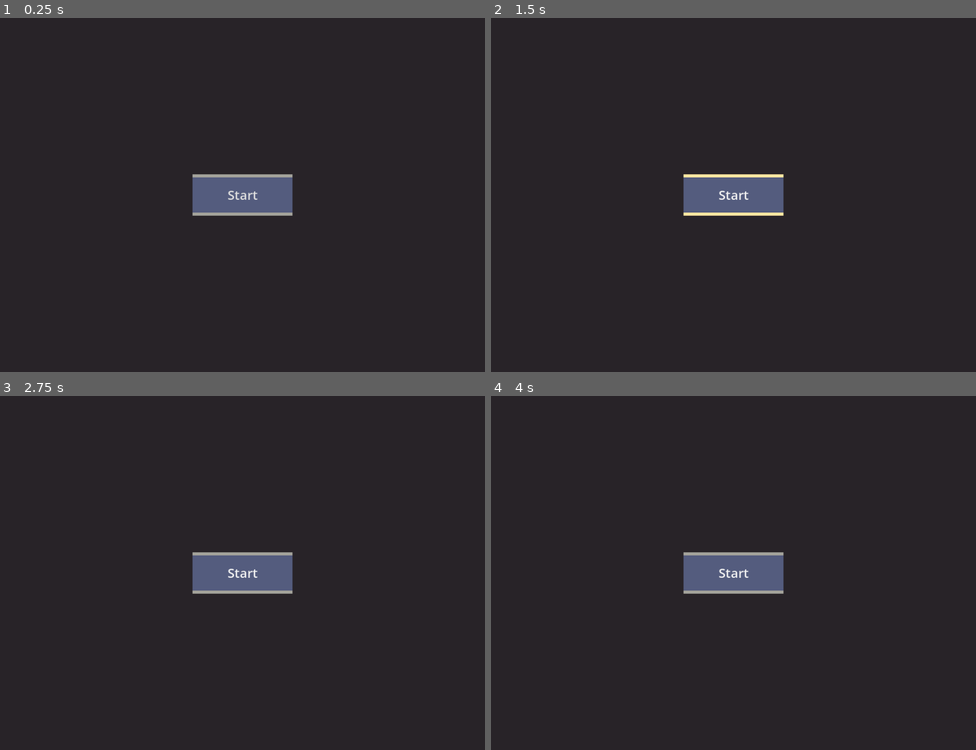
Above: before the commit, frames 1-4 (two rows, left to right).
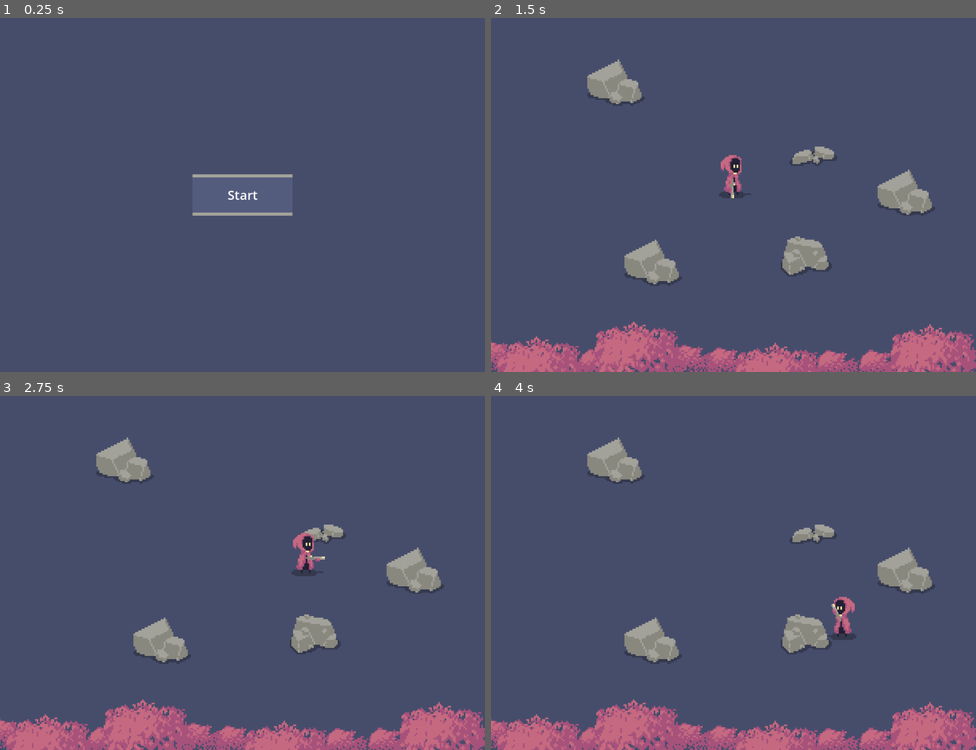
Above: after the commit, the same moments.

Repository: greatbrick0/NotQuiteRightJam2024
Game: Godot game, scene res://Scenes/main_menu.tscn
Same seed, same stepped clock (60 frames per second), same inputs: the game is played once before the commit and once after it.
Inputs (mouse positions are in pixels of both pictures, inside the frame that each line leads up to):
- Up to frame 1 (0.25 s): no input
- Up to frame 2 (1.5 s): click "Start" at 0.5 s; click (733, 195) at 1.25 s, where only the run before the commit has a clickable "Start"
- Up to frame 3 (2.75 s): tap Enter at 2 s; move the mouse to (349, 555) at 2.02 s; press the mouse at (349, 555) at 2.03 s; hold D (MoveRight) from 2.03 s (still down)
- Up to frame 4 (4 s): move the mouse to (636, 590) at 2.77 s; release D (MoveRight) at 2.78 s; release the mouse at (636, 590) at 2.78 s; hold S (MoveDown) 2.78-3.53 s; click (636, 590) at 2.85 s; move the mouse to (782, 495) at 3.52 s; press the mouse at (782, 495) at 3.53 s; hold D (MoveRight) from 3.53 s (still down)

The runs differ from the first frame. In frame 1, 98% of the frame differs, in the area x 0-100%, y 0-100%; in frame 2, 98%; in frame 3, 98%; in frame 4, 98%.

Commit message:
Added More Sprites

Diff:
--- a/MenuTheme.tres
+++ b/MenuTheme.tres
@@ -31,6 +31,10 @@
 expand_margin_right = 4.0
 
 [resource]
+Button/colors/font_color = Color(1, 1, 1, 1)
+Button/colors/font_focus_color = Color(1, 1, 1, 1)
+Button/colors/font_hover_color = Color(1, 1, 1, 1)
+Button/colors/font_hover_pressed_color = Color(1, 1, 1, 1)
 Button/styles/focus = SubResource("StyleBoxEmpty_owm5e")
 Button/styles/hover = SubResource("StyleBoxFlat_qxjye")
 Button/styles/normal = SubResource("StyleBoxFlat_e7x0c")
--- a/Scenes/main_level.tscn
+++ b/Scenes/main_level.tscn
@@ -1,12 +1,15 @@
-[gd_scene load_steps=3 format=3 uid="uid://yy44osj106on"]
+[gd_scene load_steps=6 format=3 uid="uid://yy44osj106on"]
 
 [ext_resource type="PackedScene" uid="uid://cepbfx2aksu04" path="res://Scenes/player.tscn" id="1_2ybcu"]
-[ext_resource type="PackedScene" uid="uid://bped41wsrdqkv" path="res://Scenes/rock.tscn" id="2_wxume"]
+[ext_resource type="PackedScene" uid="uid://bped41wsrdqkv" path="res://Scenes/rock1.tscn" id="2_wxume"]
+[ext_resource type="PackedScene" uid="uid://dms3c6cjr17y7" path="res://Scenes/rock2.tscn" id="3_c8cvl"]
+[ext_resource type="PackedScene" uid="uid://m5aefrjlbv0g" path="res://Scenes/rock3.tscn" id="5_a3exe"]
+[ext_resource type="PackedScene" uid="uid://18pkhdbybjlq" path="res://Scenes/tree_tops.tscn" id="5_rebjw"]
 
 [node name="MainLevel" type="Node2D"]
 y_sort_enabled = true
 
-[node name="Camera2D" type="Camera2D" parent="."]
+[node name="ControlledCamera" type="Camera2D" parent="."]
 
 [node name="Player" parent="." instance=ExtResource("1_2ybcu")]
 unique_name_in_owner = true
@@ -19,3 +22,11 @@
 
 [node name="Rock3" parent="." instance=ExtResource("2_wxume")]
 position = Vector2(-221, -187)
+
+[node name="Rock4" parent="." instance=ExtResource("3_c8cvl")]
+position = Vector2(137, 140)
+
+[node name="Rock5" parent="." instance=ExtResource("5_a3exe")]
+position = Vector2(150, -73)
+
+[node name="TreeTops" parent="." instance=ExtResource("5_rebjw")]
--- /dev/null
+++ b/Scenes/main_menu.gd
@@ -0,0 +1,4 @@
+extends Node2D
+
+func _on_start_button_pressed():
+	get_tree().change_scene_to_file("res://Scenes/main_level.tscn")
--- a/Scenes/main_menu.tscn
+++ b/Scenes/main_menu.tscn
@@ -1,8 +1,10 @@
-[gd_scene load_steps=2 format=3 uid="uid://dfjfbex5rsbv5"]
+[gd_scene load_steps=3 format=3 uid="uid://dfjfbex5rsbv5"]
 
 [ext_resource type="Theme" uid="uid://b32hstdndaid8" path="res://MenuTheme.tres" id="1_a38j3"]
+[ext_resource type="Script" path="res://Scenes/main_menu.gd" id="1_w7oqr"]
 
 [node name="MainMenu" type="Node2D"]
+script = ExtResource("1_w7oqr")
 
 [node name="Control" type="Control" parent="."]
 custom_minimum_size = Vector2(912, 666)
@@ -13,7 +15,7 @@
 size_flags_horizontal = 3
 size_flags_vertical = 3
 
-[node name="Button" type="Button" parent="Control"]
+[node name="StartButton" type="Button" parent="Control"]
 custom_minimum_size = Vector2(180, 70)
 layout_mode = 1
 anchors_preset = 8
@@ -30,3 +32,5 @@
 theme = ExtResource("1_a38j3")
 theme_override_font_sizes/font_size = 24
 text = "Start"
+
+[connection signal="pressed" from="Control/StartButton" to="." method="_on_start_button_pressed"]
--- /dev/null
+++ b/Scenes/owl.tscn
@@ -0,0 +1,20 @@
+[gd_scene load_steps=3 format=3 uid="uid://bjqhcgdasveln"]
+
+[ext_resource type="Texture2D" uid="uid://bmcws6w0qpfp0" path="res://Sprites/Owl1.png" id="1_aicpt"]
+
+[sub_resource type="CapsuleShape2D" id="CapsuleShape2D_5m10d"]
+radius = 20.0
+height = 54.0
+
+[node name="Owl" type="CharacterBody2D"]
+
+[node name="Visuals" type="Node2D" parent="."]
+
+[node name="Owl1" type="Sprite2D" parent="Visuals"]
+position = Vector2(0, -1)
+scale = Vector2(3, 3)
+texture = ExtResource("1_aicpt")
+
+[node name="CollisionShape2D" type="CollisionShape2D" parent="."]
+rotation = 1.5708
+shape = SubResource("CapsuleShape2D_5m10d")
--- a/Scenes/player.tscn
+++ b/Scenes/player.tscn
@@ -1,22 +1,37 @@
-[gd_scene load_steps=4 format=3 uid="uid://cepbfx2aksu04"]
+[gd_scene load_steps=6 format=3 uid="uid://cepbfx2aksu04"]
 
-[ext_resource type="Script" path="res://player.gd" id="1_1bf3d"]
-[ext_resource type="Texture2D" uid="uid://bo6iark7syc3b" path="res://Sprites/Hunter1.png" id="2_fdlu2"]
+[ext_resource type="Script" path="res://Scripts/player.gd" id="1_1bf3d"]
+[ext_resource type="PackedScene" uid="uid://cw8eghlnxpi0u" path="res://Scenes/player_bullet.tscn" id="2_h7hr5"]
+[ext_resource type="Texture2D" uid="uid://bqfissrwjogkv" path="res://Sprites/Hunter2_NoGun.png" id="2_wcws5"]
+[ext_resource type="Texture2D" uid="uid://cx4b5oybi43x5" path="res://Sprites/HunterRifle.png" id="3_quglk"]
 
 [sub_resource type="CapsuleShape2D" id="CapsuleShape2D_yuvrq"]
 radius = 5.0
-height = 34.0
+height = 48.0
 
 [node name="Player" type="CharacterBody2D"]
 script = ExtResource("1_1bf3d")
+bulletScene = ExtResource("2_h7hr5")
 
 [node name="Visuals" type="Node2D" parent="."]
 
 [node name="Hunter1" type="Sprite2D" parent="Visuals"]
-position = Vector2(4.5, 0)
+position = Vector2(3, -1.5)
 scale = Vector2(3, 3)
-texture = ExtResource("2_fdlu2")
+texture = ExtResource("2_wcws5")
 offset = Vector2(0, -11)
+
+[node name="ShotgunCentre" type="Node2D" parent="Visuals"]
+position = Vector2(0, -30)
+
+[node name="Shotgun" type="Sprite2D" parent="Visuals/ShotgunCentre"]
+position = Vector2(18, 3)
+scale = Vector2(3, 3)
+texture = ExtResource("3_quglk")
+
+[node name="BulletPoint" type="Node2D" parent="Visuals/ShotgunCentre/Shotgun"]
+unique_name_in_owner = true
+position = Vector2(6, 0)
 
 [node name="CollisionShape2D" type="CollisionShape2D" parent="."]
 rotation = 1.5708
--- /dev/null
+++ b/Scenes/player_bullet.tscn
@@ -0,0 +1,23 @@
+[gd_scene format=3 uid="uid://cw8eghlnxpi0u"]
+
+[node name="PlayerBullet" type="Node2D"]
+
+[node name="Polygon2D" type="Polygon2D" parent="."]
+position = Vector2(-1, -1)
+color = Color(1, 0.901961, 0.631373, 1)
+polygon = PackedVector2Array(-1, -1, 0, -1, 0, 0, -1, 0)
+
+[node name="Polygon2D2" type="Polygon2D" parent="."]
+position = Vector2(2, -1)
+color = Color(1, 0.901961, 0.631373, 1)
+polygon = PackedVector2Array(-1, -1, 0, -1, 0, 0, -1, 0)
+
+[node name="Polygon2D3" type="Polygon2D" parent="."]
+position = Vector2(-1, 2)
+color = Color(1, 0.901961, 0.631373, 1)
+polygon = PackedVector2Array(-1, -1, 0, -1, 0, 0, -1, 0)
+
+[node name="Polygon2D4" type="Polygon2D" parent="."]
+position = Vector2(2, 2)
+color = Color(1, 0.901961, 0.631373, 1)
+polygon = PackedVector2Array(-1, -1, 0, -1, 0, 0, -1, 0)
--- a/Scenes/rock.tscn
+++ b/Scenes/rock1.tscn
@@ -13,4 +13,4 @@
 
 [node name="CollisionPolygon2D" type="CollisionPolygon2D" parent="."]
 position = Vector2(0, -24)
-polygon = PackedVector2Array(-22, 12, -55, 22, -14, 31, -2, 41, 35, 37, 57, 26, 11, 8, -3, -5)
+polygon = PackedVector2Array(-22, 12, -55, 22, -17, 30, -5, 42, 35, 37, 57, 26, 11, 8, -3, -5)
--- /dev/null
+++ b/Scenes/rock2.tscn
@@ -0,0 +1,15 @@
+[gd_scene load_steps=2 format=3 uid="uid://dms3c6cjr17y7"]
+
+[ext_resource type="Texture2D" uid="uid://dya5sbavb3mia" path="res://Sprites/Rock2.png" id="1_elip7"]
+
+[node name="Rock" type="StaticBody2D"]
+
+[node name="Visuals" type="Node2D" parent="."]
+
+[node name="Rock2" type="Sprite2D" parent="Visuals"]
+scale = Vector2(3, 3)
+texture = ExtResource("1_elip7")
+offset = Vector2(0, -8)
+
+[node name="CollisionPolygon2D" type="CollisionPolygon2D" parent="."]
+polygon = PackedVector2Array(-25, 10, -42, -5, -15, -20, 28, -16, 44, -8, 36, 0, 8, -5)
--- /dev/null
+++ b/Scenes/rock3.tscn
@@ -0,0 +1,15 @@
+[gd_scene load_steps=2 format=3 uid="uid://m5aefrjlbv0g"]
+
+[ext_resource type="Texture2D" uid="uid://cmpkogn52jrco" path="res://Sprites/Rock3.png" id="1_pyjrj"]
+
+[node name="Rock" type="StaticBody2D"]
+
+[node name="Visuals" type="Node2D" parent="."]
+
+[node name="Rock3" type="Sprite2D" parent="Visuals"]
+scale = Vector2(3, 3)
+texture = ExtResource("1_pyjrj")
+
+[node name="CollisionPolygon2D" type="CollisionPolygon2D" parent="."]
+position = Vector2(0, 12)
+polygon = PackedVector2Array(-16, -16, -42, -3, -38, 6, -3, -2, 8, 3, 18, -5, 43, -5, 34, -18, 6, -21, -1, -15)
--- /dev/null
+++ b/Scenes/tree_tops.tscn
@@ -0,0 +1,56 @@
+[gd_scene load_steps=3 format=3 uid="uid://18pkhdbybjlq"]
+
+[ext_resource type="Texture2D" uid="uid://cvlnu1e2x1av1" path="res://Sprites/BushOrTreesTransparent.png" id="1_xk1nl"]
+[ext_resource type="Texture2D" uid="uid://bvj3ta8lxo4ss" path="res://Sprites/Bush2.png" id="2_kxuc2"]
+
+[node name="TreeTops" type="Node2D"]
+
+[node name="BushOrTrees" type="Sprite2D" parent="."]
+position = Vector2(-11, 318.5)
+scale = Vector2(3, 3)
+texture = ExtResource("1_xk1nl")
+
+[node name="BushOrTrees2" type="Sprite2D" parent="."]
+position = Vector2(195, 324)
+scale = Vector2(3, 3)
+texture = ExtResource("1_xk1nl")
+
+[node name="BushOrTrees3" type="Sprite2D" parent="."]
+position = Vector2(-76, 313.5)
+scale = Vector2(3, 3)
+texture = ExtResource("1_xk1nl")
+
+[node name="BushOrTrees4" type="Sprite2D" parent="."]
+position = Vector2(-252, 321.5)
+scale = Vector2(3, 3)
+texture = ExtResource("1_xk1nl")
+
+[node name="BushOrTrees5" type="Sprite2D" parent="."]
+position = Vector2(275, 323)
+scale = Vector2(3, 3)
+texture = ExtResource("1_xk1nl")
+
+[node name="BushOrTrees6" type="Sprite2D" parent="."]
+position = Vector2(-443, 306)
+scale = Vector2(3, 3)
+texture = ExtResource("1_xk1nl")
+
+[node name="Bush2" type="Sprite2D" parent="."]
+position = Vector2(-357, 330.5)
+scale = Vector2(3, 3)
+texture = ExtResource("2_kxuc2")
+
+[node name="Bush3" type="Sprite2D" parent="."]
+position = Vector2(92, 343)
+scale = Vector2(3, 3)
+texture = ExtResource("2_kxuc2")
+
+[node name="Bush4" type="Sprite2D" parent="."]
+position = Vector2(-174, 302.5)
+scale = Vector2(3, 3)
+texture = ExtResource("2_kxuc2")
+
+[node name="Bush5" type="Sprite2D" parent="."]
+position = Vector2(383, 308)
+scale = Vector2(3, 3)
+texture = ExtResource("2_kxuc2")
--- /dev/null
+++ b/Scripts/enemy_scratch.gd
@@ -0,0 +1,11 @@
+extends Node2D
+
+
+# Called when the node enters the scene tree for the first time.
+func _ready():
+	pass # Replace with function body.
+
+
+# Called every frame. 'delta' is the elapsed time since the previous frame.
+func _process(delta):
+	pass
--- /dev/null
+++ b/Scripts/player.gd
@@ -0,0 +1,27 @@
+extends CharacterBody2D
+
+@export var baseMoveSpeed: float = 170
+
+@export var bulletScene: PackedScene
+
+var inputMoveDir: Vector2
+
+func _process(delta):
+	inputMoveDir.y = Input.get_axis("MoveUp", "MoveDown")
+	inputMoveDir.x = Input.get_axis("MoveLeft", "MoveRight")
+
+	var mousPos: Vector2 = get_global_mouse_position()
+	if(mousPos.x > global_position.x):
+		$Visuals.scale.x = 1
+	elif(mousPos.x < global_position.x):
+		$Visuals.scale.x = -1
+	$Visuals/ShotgunCentre.look_at(get_global_mouse_position())
+
+	velocity = (inputMoveDir).normalized() * baseMoveSpeed
+	move_and_slide()
+
+	if(Input.is_action_pressed("Shoot")):
+		Shoot()
+
+func Shoot() -> void:
+	pass
--- a/player.gd
+++ /dev/null
@@ -1,11 +0,0 @@
-extends CharacterBody2D
-
-@export var baseMoveSpeed = 100
-
-var inputMoveDir: Vector2
-
-func _process(delta):
-	inputMoveDir.y = Input.get_axis("MoveUp", "MoveDown")
-	inputMoveDir.x = Input.get_axis("MoveLeft", "MoveRight")
-	velocity = (inputMoveDir).normalized() * baseMoveSpeed
-	move_and_slide()
--- a/project.godot
+++ b/project.godot
@@ -47,10 +47,16 @@
 , Object(InputEventKey,"resource_local_to_scene":false,"resource_name":"","device":-1,"window_id":0,"alt_pressed":false …(186 unchanged characters)…
 ]
 }
+Shoot={
+"deadzone": 0.5,
+"events": [Object(InputEventMouseButton,"resource_local_to_scene":false,"resource_name":"","device":-1,"window_id":0,"alt_pressed":false,"shift_pressed":false,"ctrl_pressed":false,"meta_pressed":false,"button_mask":0,"position":Vector2(0, 0),"global_position":Vector2(0, 0),"factor":1.0,"button_index":1,"canceled":false,"pressed":false,"double_click":false,"script":null)
+, Object(InputEventKey,"resource_local_to_scene":false,"resource_name":"","device":-1,"window_id":0,"alt_pressed":false,"shift_pressed":false,"ctrl_pressed":false,"meta_pressed":false,"pressed":false,"keycode":0,"physical_keycode":32,"key_label":0,"unicode":32,"location":0,"echo":false,"script":null)
+]
+}
 
 [rendering]
 
 textures/canvas_textures/default_texture_filter=0
 renderer/rendering_method="gl_compatibility"
 renderer/rendering_method.mobile="gl_compatibility"
-environment/defaults/default_clear_color=Color(0.156863, 0.137255, 0.156863, 1)
+environment/defaults/default_clear_color=Color(0.27451, 0.301961, 0.419608, 1)
Binary file added: Sprites/Bush2.png
Not shown, added: Sprites/Bush2.png.import
Binary file added: Sprites/BushOrTrees.png
Not shown, added: Sprites/BushOrTrees.png.import
Binary file added: Sprites/BushOrTreesTransparent.png
Not shown, added: Sprites/BushOrTreesTransparent.png.import
Binary file added: Sprites/ClawSlash1.png
Not shown, added: Sprites/ClawSlash1.png.import
Binary file added: Sprites/Hunter2_NoGun.png
Not shown, added: Sprites/Hunter2_NoGun.png.import
Binary file added: Sprites/HunterRifle.png
Not shown, added: Sprites/HunterRifle.png.import
(and 8 more such lines)
